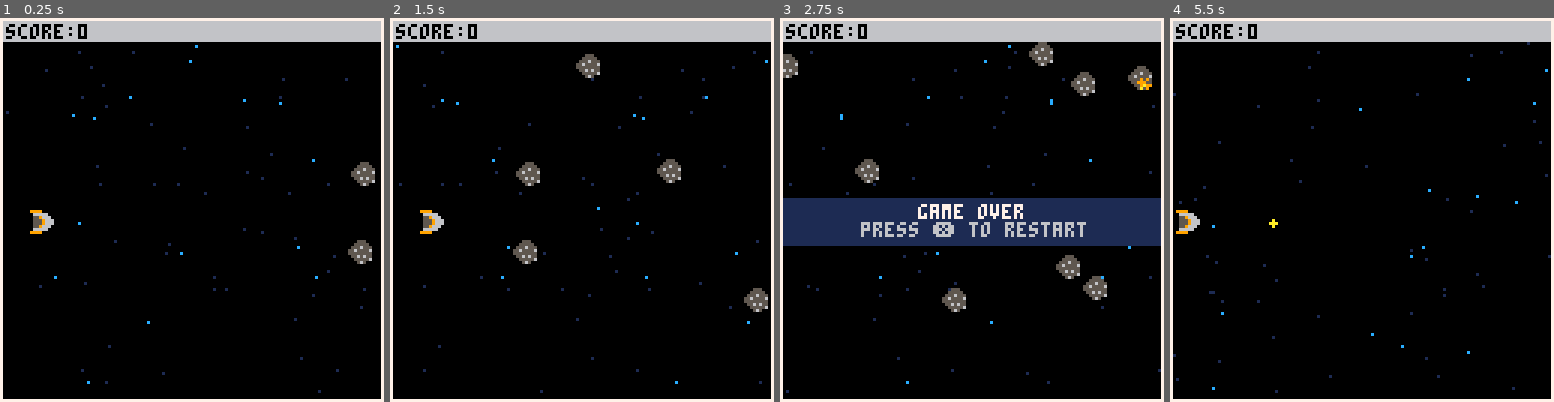
Above: before the commit, frames 1-4 (left to right).
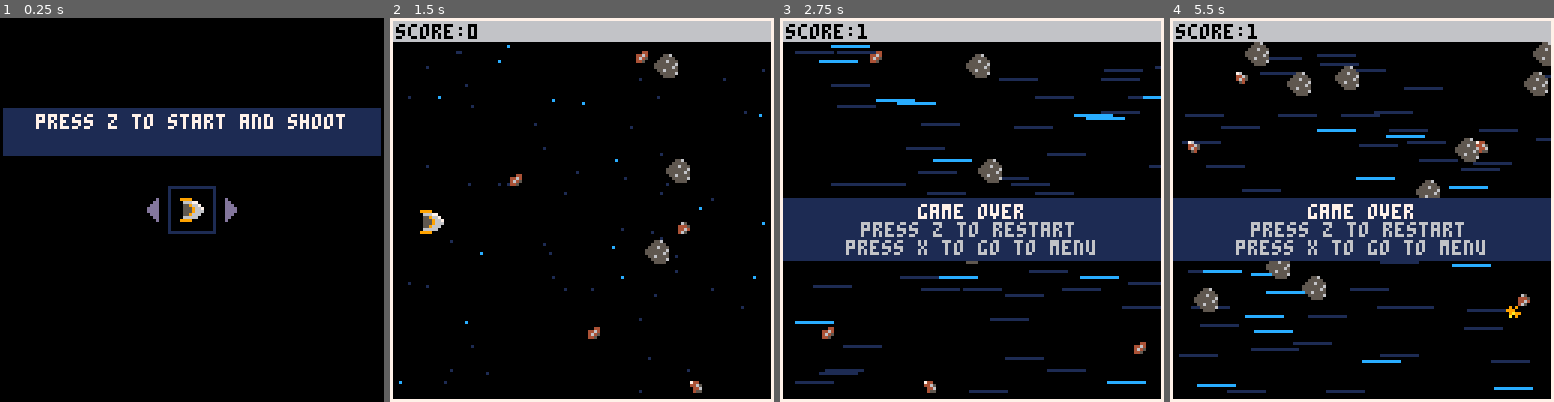
Above: after the commit, the same moments.

Repository: maoning/pico-8
Game: PICO-8 cartridge bon_voyage.p8
Two runs of this game, one before a commit and one after it. Both use one fixed random seed, a clock stepped at 60 frames per second and the inputs below.
Inputs:
- Up to frame 1 (0.25 s): no input
- Up to frame 2 (1.5 s): tap X (X key) at 0.33, 1.07 s; tap O (Z key) at 0.7 s
- Up to frame 3 (2.75 s): hold Right 1.6-2.1 s; tap O (Z key) at 1.7, 2.1, 2.5 s; tap X (X key) at 1.85 s; hold Up 2.15-2.42 s; hold Right from 2.47 s (still down)
- Up to frame 4 (5.5 s): tap O (Z key) every 0.4 s from 2.9 to 5.3 s; tap X (X key) at 2.97, 4.08, 5.2 s; release Right at 3.03 s; hold Left 3.08-3.58 s; hold Down 3.63-3.97 s; hold Right 4.02-4.68 s; hold Up 4.73-5.03 s; hold Left from 5.08 s (still down)

The runs differ from the first frame. In frame 1, 22% of the frame differs, in the area x 0-100%, y 0-100%; in frame 2, 3.2%; in frame 3, 12%; in frame 4, 23%, in the area x 0-100%, y 1-98%.

Commit message:
added 1 more ship, start menu, more types of asteroids

Diff:
--- a/bon_voyage.p8
+++ b/bon_voyage.p8
@@ -8,19 +8,12 @@
 -- 4. asteriod attack
 -- 5. internal events?
 
--- bugs: drawing sprites out of bound
-
--- todo: make asteroids rotate
---       make different asteroids?
---       add background
-
--- player's unit speed
-player_spd = 0.2
+-- bugs: small asteroids overlaps with bigger ones
+
+-- todo: light strike when accelerate forward
 
 bullet_spd = 2
 bullet_r = 1
-
-asteroid_spd = 1
 
 header_h = 7
 
@@ -30,6 +23,26 @@
 playable_y_max = 126
 
 shake_duration = 2
+
+-- each ship has sprite#, speed, lives, bullets#
+sprite = 1
+speed = 2
+lives = 3
+bullet_cap = 4
+ships = {{1,0.2,1,1},{16,0.1,1,2}}
+current_ship = 0
+
+-- asteroids
+ast_spd = 1
+ast_size = 2
+ast_position = 3
+asteroid_types = {{1,8,{16,0,8,8}},
+                  {2,4,{64,0,4,4}},
+                  {2,4,{68,0,4,4}},
+                  {2,4,{64,4,4,4}},
+                  {2,4,{68,4,4,4}}}
+
+delay = 0
 
 function reset()
  player = {}
@@ -37,6 +50,8 @@
  player.y = 64
  player.spd_x = 0
  player.spd_y = 0
+ player.spd = ships[current_ship+1][speed]
+ player.sprt = ships[current_ship+1][sprite]
  bullets = {}
  asteroids = {}
  player_is_alive = true
@@ -55,7 +70,12 @@
 end
 
 function _init()
- start_game()
+ t = 0
+ menu()
+end
+
+function menu()
+ mode = "menu"
 end
 
 function start_game()
@@ -77,15 +97,29 @@
 end
 
 function _update60()
- if mode == "game" then
+ t+=1
+ if mode == "menu" then
+  update_menu()
+ elseif mode == "game" then
   update_game()
  elseif mode == "gameover" then
   update_gameover()
  end
 end
 
+function update_menu()
+ if btnp(4) then
+  start_game()
+ end
+ if btnp(0) then
+  current_ship = (current_ship-1)%#ships
+ elseif btnp(1) then
+  current_ship = (current_ship+1)%#ships
+ end
+ print(current_ship)
+end
+
 function update_game()
- t+=1
  update_player()
  update_bullets()
  update_asteroids()
@@ -93,22 +127,27 @@
 end
 
 function update_gameover()
- if (btnp(5)) then start_game() end
+ delay -= 1
+
+ if delay < 0 then
+  if (btnp(4)) then start_game()
+  elseif (btnp(5)) then menu() end
+ end
 end
 
 function update_player()
  local button_pressed = false
  if(btn(1)) then
-  player.spd_x += player_spd
+  player.spd_x += player.spd
   button_pressed = true
  elseif (btn(0)) then
-  player.spd_x -= player_spd
+  player.spd_x -= player.spd
   button_pressed = true
  elseif (btn(2)) then
-  player.spd_y -= player_spd
+  player.spd_y -= player.spd
   button_pressed = true
  elseif (btn(3)) then
-  player.spd_y += player_spd
+  player.spd_y += player.spd
   button_pressed = true
  end
 
@@ -122,16 +161,35 @@
 end
 
 function update_bullets()
- if (btn(4) and (t%7) == 0) then
-  local bullet = {}
-  bullet.x = player.x + 8
-  bullet.y = player.y + 4
-  add(bullets, bullet)
-  sfx(1)
+ if (btn(4)) then
+  if (t%7) == 0 and ships[current_ship+1][bullet_cap] == 1 then
+   local bullet = {}
+   bullet.x = player.x + 8
+   bullet.y = player.y + 4
+   bullet.dx = bullet_spd
+   bullet.dy = 0
+   add(bullets, bullet)
+   sfx(1)
+  elseif (t%15) == 0 and ships[current_ship+1][bullet_cap] == 2 then
+   local bullet1 = {}
+   local bullet2 = {}
+   bullet1.x = player.x + 8
+   bullet2.x = player.x + 8
+   bullet1.y = player.y + 1
+   bullet2.y = player.y + 7
+   bullet1.dx = bullet_spd
+   bullet2.dx = bullet_spd
+   bullet1.dy = -bullet_spd/2
+   bullet2.dy = bullet_spd/2
+   add(bullets, bullet1)
+   add(bullets, bullet2)
+   sfx(4)
+  end
  end
 
  for item in all(bullets) do
-  item.x += bullet_spd
+  item.x += item.dx
+  item.y += item.dy
   if item.x > playable_x_max then
    del(bullets, item)
   end
@@ -139,18 +197,32 @@
 end
 
 function update_asteroids()
- if flr(rnd(10)%10) == 1 then
+ if flr(rnd(15)%15) == 1 then
   local asteroid = {}
   asteroid.x = playable_x_max
   asteroid.y = playable_y_min + flr(rnd(playable_y_max-8-playable_y_min))
-
-  if not(ast_overlap(asteroid.y)) then
+  asteroid.type = 1
+  asteroid.size = 8
+  asteroid.spd = asteroid_types[1][ast_spd]
+  if not(ast_overlap(asteroid.y,8)) then
    add(asteroids, asteroid)
   end
  end
 
+ if flr(rnd(10)%10) == 1 then
+  local asteroid = {}
+  asteroid.type = 2 + flr(rnd(3.9))
+  asteroid.size = 4
+  asteroid.x = playable_x_max
+  asteroid.y = playable_y_min + flr(rnd(playable_y_max-4-playable_y_min))
+  asteroid.spd = asteroid_types[asteroid.type][ast_spd]
+  if not(ast_overlap(asteroid.y,4)) then
+   add(asteroids, asteroid)
+  end
+ end
+
  for item in all(asteroids) do
-  item.x -= asteroid_spd
+  item.x -= item.spd
   if item.x < -7 then
    del(asteroids, item)
   elseif hit_by_bullet(item) then
@@ -176,8 +248,6 @@
   --increase the smoke's life counter
   --so that it lives the correct number of steps
   p.t += 1/p.life_time
-
-  -- todo: remove particle if out of frame
 
   if p.t > 1 or
    p.x < playable_x_min or
@@ -200,19 +270,24 @@
 end
 
 function _draw()
- if mode == "game" then
+ if mode == "menu" then
+  draw_menu()
+ elseif mode == "game" then
   draw_game()
  elseif mode == "gameover" then
   draw_gameover()
  end
-
- if shake_screen > 1 then
-  shake()
-  shake_screen -= 1
- elseif shake_screen == 1 then
-  shake(true)
-  shake_screen -= 1
- end
+end
+
+function draw_menu()
+ cls()
+ rectfill(1,30,126,45,1)
+ print("press z to start and shoot",12,32,7)
+ -- draw current ship
+ rect(56,56,71,71,1)
+ spr(ships[current_ship+1][sprite],60,60)
+ spr(6,49,60)
+ spr(7,71,60)
 end
 
 function draw_game()
@@ -224,12 +299,21 @@
  draw_player()
  draw_particles()
  draw_frame()
+
+ if shake_screen > 1 then
+  shake()
+  shake_screen -= 1
+ elseif shake_screen == 1 then
+  shake(true)
+  shake_screen -= 1
+ end
 end
 
 function draw_gameover()
- rectfill(1,60,126,75,1)
+ rectfill(1,60,126,80,1)
  print("game over",46,62,7)
- print("press ❎ to restart",27,68,6)
+ print("press z to restart",27,68,6)
+ print("press x to go to menu",22,74,6)
 end
 
 function draw_frame()
@@ -238,7 +322,11 @@
 
 function draw_stars()
  for s in all(stars) do
-  pset((s.x-t*s.c)%128,s.y,s.col)
+  if abs(player.spd_x) < 0.3 then
+   pset((s.x-t*s.c)%128,s.y,s.col)
+  else
+   rectfill((s.x-t*s.c)%128, s.y, (s.x-t*s.c)%128+12, s.y, s.col)
+  end
  end
 end
 
@@ -249,13 +337,14 @@
 
 function draw_player()
  if player_is_alive then
-  spr(1,player.x, player.y)
+  spr(player.sprt,player.x, player.y)
  else
   spr(explosion_stage, player.x, player.y)
   explosion_stage += 1
   if explosion_stage > 5 then
    camera(0,0)
-  	mode = "gameover"
+   mode = "gameover"
+   delay = 60
  	end
  end
 end
@@ -268,7 +357,8 @@
 
 function draw_asteroids()
  for item in all(asteroids) do
-  spr(2,item.x, item.y)
+  local pos = asteroid_types[item.type][ast_position]
+  sspr(pos[1],pos[2],pos[3],pos[4],item.x, item.y)
  end
 end
 
@@ -279,10 +369,10 @@
 end
 
 -- helpers
-function ast_overlap(_y)
+function ast_overlap(_y,size)
  for item in all(asteroids) do
-  if item.x > playable_x_max - 8 then
-   if abs(item.y-_y) < 8 then
+  if item.x > playable_x_max - size then
+   if abs(item.y-_y) < size then
     return true
    end
   end
@@ -292,7 +382,7 @@
 
 function hit_by_bullet(_ast)
  for bullet in all(bullets) do
-  if ball_box(bullet.x, bullet.y, _ast.x, _ast.y) then
+  if ball_box(bullet.x, bullet.y, _ast.x, _ast.y, _ast.size) then
    return true
   end
  end
@@ -300,22 +390,22 @@
 end
 
 function hit_player(_ast)
- return box_box(player.x, player.y, _ast.x, _ast.y)
-end
-
-function ball_box(bx,by,box_x,box_y)
- if by-bullet_r > box_y+8 then return false end
+ return box_box(player.x, player.y, 8, _ast.x, _ast.y, _ast.size)
+end
+
+function ball_box(bx,by,box_x,box_y,_size)
+ if by-bullet_r > box_y+_size then return false end
  if by+bullet_r < box_y then return false end
- if bx-bullet_r > box_x+8 then return false end
+ if bx-bullet_r > box_x+_size then return false end
  if bx+bullet_r < box_x then return false end
  return true
 end
 
-function box_box(box1_x,box1_y,box2_x,box2_y)
- if box1_y > box2_y+8 then return false end
- if box1_y+8 < box2_y then return false end
- if box1_x > box2_x+8 then return false end
- if box1_x+8 < box2_x then return false end
+function box_box(box1_x,box1_y,box1_size,box2_x,box2_y,box2_size)
+ if box1_y > box2_y+box2_size then return false end
+ if box1_y+box1_size < box2_y then return false end
+ if box1_x > box2_x+box2_size then return false end
+ if box1_x+box1_size < box2_x then return false end
  return true
 end
 
@@ -364,22 +454,22 @@
 end
 
 __gfx__
-00000000999900000005550000980000000000000000000090055500000000000000000000000000000000000000000000000000000000000000000000000000
-00000000066666000055555008999008090080000000000009555990000000000000000000000000000000000000000000000000000000000000000000000000
-00700700055966600555655590a9999000909900009090000a959a55000000000000000000000000000000000000000000000000000000000000000000000000
-0007700005559666556555560aaaa990098a099009990000556a8556000000000000000000000000000000000000000000000000000000000000000000000000
-0007700005559666555555559a9a8900009aa900009a990055a88955000000000000000000000000000000000000000000000000000000000000000000000000
-007007000559666005565655980a9a9800909a8000a0900005a95a95000000000000000000000000000000000000000000000000000000000000000000000000
-00000000066666000055555600809900080090000000000009055509000000000000000000000000000000000000000000000000000000000000000000000000
-00000000999900000005650000090000000000000000000000056500000000000000000000000000000000000000000000000000000000000000000000000000
-00000000000000000000000000000000000000000000000000000000000000000000000000000000000000000000000000000000000000000000000000000000
-00000000000000000000000000000000000000000000000000000000000000000000000000000000000000000000000000000000000000000000000000000000
-00000000000000000000000000000000000000000000000000000000000000000000000000000000000000000000000000000000000000000000000000000000
-00000000000000000000000000000000000000000000000000000000000000000000000000000000000000000000000000000000000000000000000000000000
-00000000000000000000000000000000000000000000000000000000000000000000000000000000000000000000000000000000000000000000000000000000
-00000000000000000000000000000000000000000000000000000000000000000000000000000000000000000000000000000000000000000000000000000000
-00000000000000000000000000000000000000000000000000000000000000000000000000000000000000000000000000000000000000000000000000000000
-00000000000000000000000000000000000000000000000000000000000000000000000000000000000000000000000000000000000000000000000000000000
+000000009999000000055600009800000000000000000000000d00000000d0007600744000000000000000000000000000000000000000000000000000000000
+00000000066677000055555008999008090080000000000000dd00000000dd004465446500000000000000000000000000000000000000000000000000000000
+00700700055966700555655590a9999000909900009090000ddd00000000ddd04645044600000000000000000000000000000000000000000000000000000000
+0007700005559667555555560aaaa990098a099009990000dddd00000000dddd0540045500000000000000000000000000000000000000000000000000000000
+0007700005559666555555659a9a8900009aa900009a9900dddd00000000dddd0650004400000000000000000000000000000000000000000000000000000000
+007007000559666005565555980a9a9800909a8000a090000ddd00000000ddd04445446400000000000000000000000000000000000000000000000000000000
+00000000066666000055555600809900080090000000000000dd00000000dd004464464500000000000000000000000000000000000000000000000000000000
+000000009999000000055550000900000000000000000000000d00000000d0004650445000000000000000000000000000000000000000000000000000000000
+99999000000000000000000000000000000000000000000000000000000000000000000000000000000000000000000000000000000000000000000000000000
+aa99aaaa000000000000000000000000000000000000000000000000000000000000000000000000000000000000000000000000000000000000000000000000
+06665000000000000000000000000000000000000000000000000000000000000000000000000000000000000000000000000000000000000000000000000000
+06555000000000000000000000000000000000000000000000000000000000000000000000000000000000000000000000000000000000000000000000000000
+06555000000000000000000000000000000000000000000000000000000000000000000000000000000000000000000000000000000000000000000000000000
+06665000000000000000000000000000000000000000000000000000000000000000000000000000000000000000000000000000000000000000000000000000
+aa99aaaa000000000000000000000000000000000000000000000000000000000000000000000000000000000000000000000000000000000000000000000000
+99999000000000000000000000000000000000000000000000000000000000000000000000000000000000000000000000000000000000000000000000000000
 00000000000000000000000000000000000000000000000000000000000000000000000000000000000000000000000000000000000000000000000000000000
 00000000000000000000000000000000000000000000000000000000000000000000000000000000000000000000000000000000000000000000000000000000
 00000000000000000000000000000000000000000000000000000000000000000000000000000000000000000000000000000000000000000000000000000000
Not shown, changed: the sound effects (__sfx__) section of bon_voyage.p8
